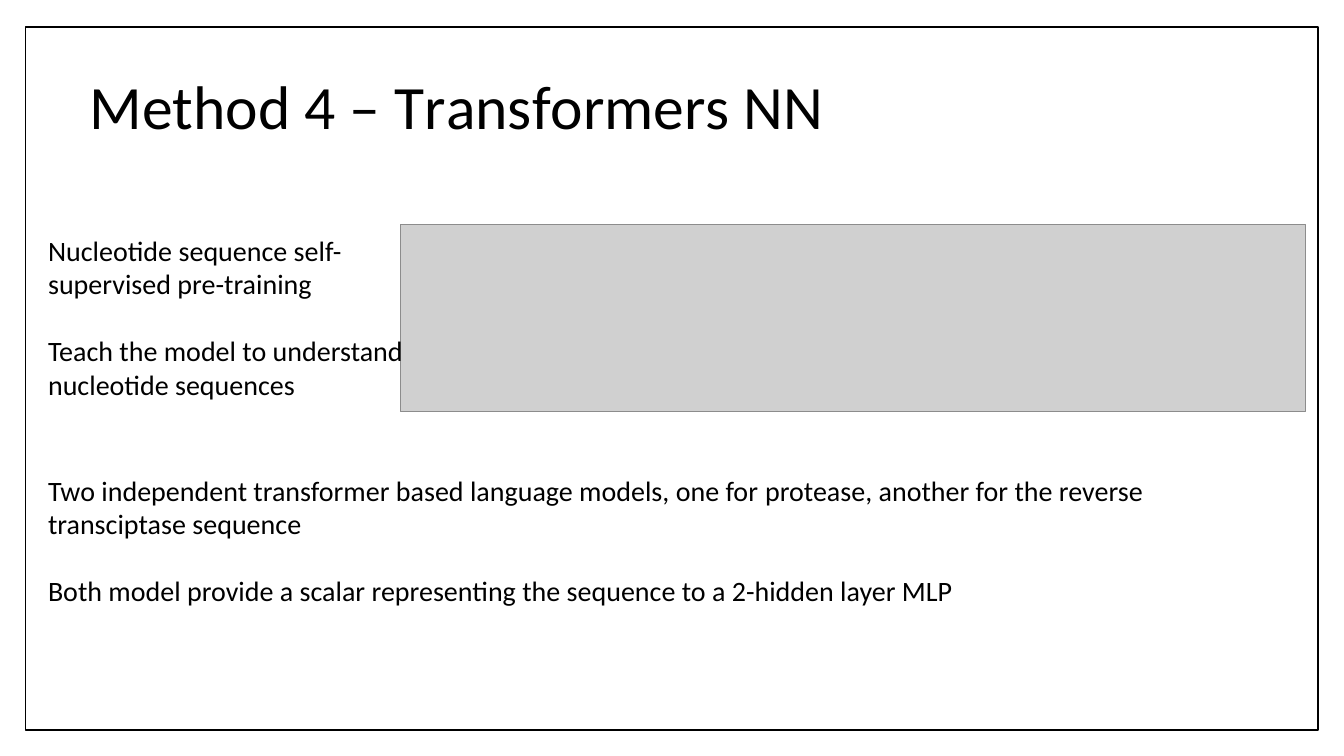
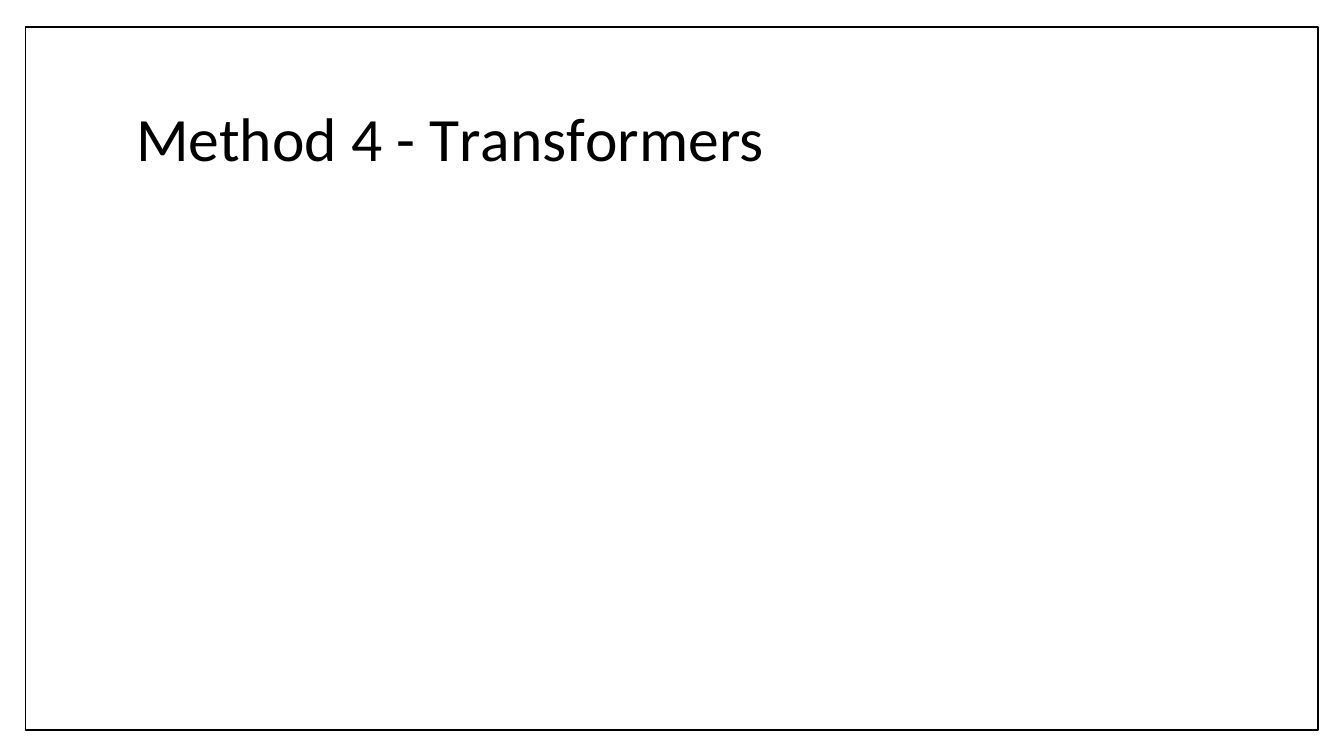
Before and after one commit to bl1zzardx/hivprogression, a slide deck: slide 10 of hivprogression/peer-seminar.pptx. Drawn at 1344x756 pixels with LibreOffice and Linux fonts; fonts in the diff are those of the drawing; grey boxes stand for pictures. Boxes give left, top, right and bottom in pixels: in the first picture for what was removed or moved away, otherwise in the second. Text is boxed around its words. In the diff, an @@ line names an element or a change of style, - is before the commit and + after.

```diff
--- a/hivprogression/peer-seminar.pptx
+++ b/hivprogression/peer-seminar.pptx
@@ title at bbox=[136, 118, 764, 162]: text changed @@
-Method 4 – Transformers NN
+Method 4 - Transformers
@@ picture removed at bbox=[400, 224, 1306, 411] @@
@@ text removed at bbox=[48, 241, 403, 400] @@
-Nucleotide sequence self-supervised pre-training
-Teach the model to understand nucleotide sequences
@@ text removed at bbox=[48, 481, 1143, 539] @@
-Two independent transformer based language models, one for protease, another for the reverse transciptase sequence
@@ text removed at bbox=[48, 581, 952, 606] @@
-Both model provide a scalar representing the sequence to a 2-hidden layer MLP
```
Also in this commit, not shown: 2 other slides changed, 1 slide added, 3 slides removed.
